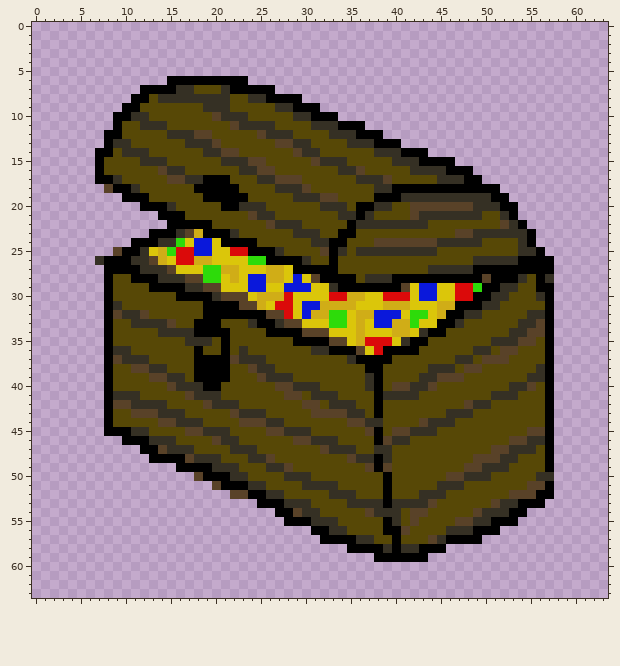
Pixel-art sprite, stored at Resources/Images/Chest.png. The picture above was drawn from the file before the commit.
The file is 64x64 pixels. The old version is drawn lined up with the new one.
And afterwards:
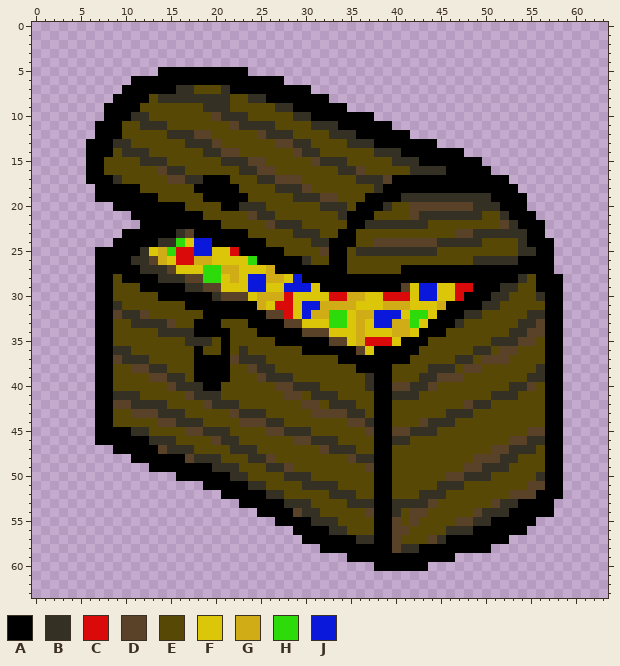
Palette (. is transparent): A #000000  B #353024  C #db0a0a  D #594228  E #574806  F #dbc60a  G #d0ad17  H #2ddb0a  J #0a18db
Difference:
whole drawing moved by +0,-3 (the old picture is shown already moved)
Changed rows in their new state; - is an unchanged pixel.
first column x 6:
 5 --------AAAAAAAAAA-----------------------------------
 6 -----AAAA---------AAAA-------------------------------
 7 ----AA---------------AAAA----------------------------
 8 ---AA-------------------AAA--------------------------
 9 --AA----------------------AAA------------------------
10 --A-------------------------AAAA---------------------
11 -AA----------------------------AAA-------------------
12 -A-------------------------------AAA-----------------
13 AA---------------------------------AAAA--------------
14 A-------------------------------------AAAA-----------
15 A----------------------------------------AAA---------
16 A------------------------------------------AA--------
17 A---------------------------------AAAAAAAA--AAA------
18 -AA--A---------------------------A------------AA-----
19 -AAA---A-----------------------A---------------AA----
20 ---AAA---AA---------------------A---------------A----
21 -----AAA---AA----------------A-A----------------AA---
22 ------AAA-----A---------------A------------------AA--
23 ----AAA-----A---AA--------------------------------A--
24 ---AA---------A----A---------A--------------------AA-
25 -AAA-------------A---A------A----------------------A-
26 -A-----------------A--------A------------------------
27 -A-------------------AA-----A------AAAAAAAA----------
28 -A--A-------------------AA----AAAA----------A------AA
29 -A----A-------------------AA---------------A--------A
30 -A------AA--------------------------------A---------A
31 -A---------AA----AA---------------------A-----------A
32 -A-------------------------------------A------------A
33 -A----------------A--A----------------A-------------A
34 -A-----------------A-----------------A--------------A
35 -A-------------------AA------------A----------------A
36 -A----------------------AAA-----A-------------------A
37 -A--------------------------AA----AA----------------A
38 -A----------------------------A--A------------------A
39 -A-------------------------------A------------------A
40 -A-------------------------------A------------------A
41 -A-------------------------------A------------------A
42 -A-------------------------------A------------------A
43 -A-------------------------------A------------------A
44 -A------------------------------AA------------------A
45 -A-------------------------------A------------------A
46 -AAA-----------------------------A------------------A
47 ---AAA--------------------------AA------------------A
48 -----AA--------------------------A------------------A
49 -------AAA-----------------------A------------------A
50 ----------AAA-------------------A------------------AA
51 -------------AA-----------------A-------------------A
52 ---------------AAA--------------A-------------------A
53 -----------------AA-------------A------------------A-
54 -------------------AA-----------AA---------------AAA-
55 ---------------------A----------A-D-------------AA---
56 -----------------------AA-------A-D-----------AAA----
57 ------------------------AA------AAD---------AAA------
58 --------------------------AAA----AD-----AAAAA--------
59 -----------------------------AAA------AAA------------
60 --------------------------------AAAAAA---------------
Pixel boxes of the changes (left, top, right, bottom) in both pictures:
changed: (86, 67, 563, 571)
